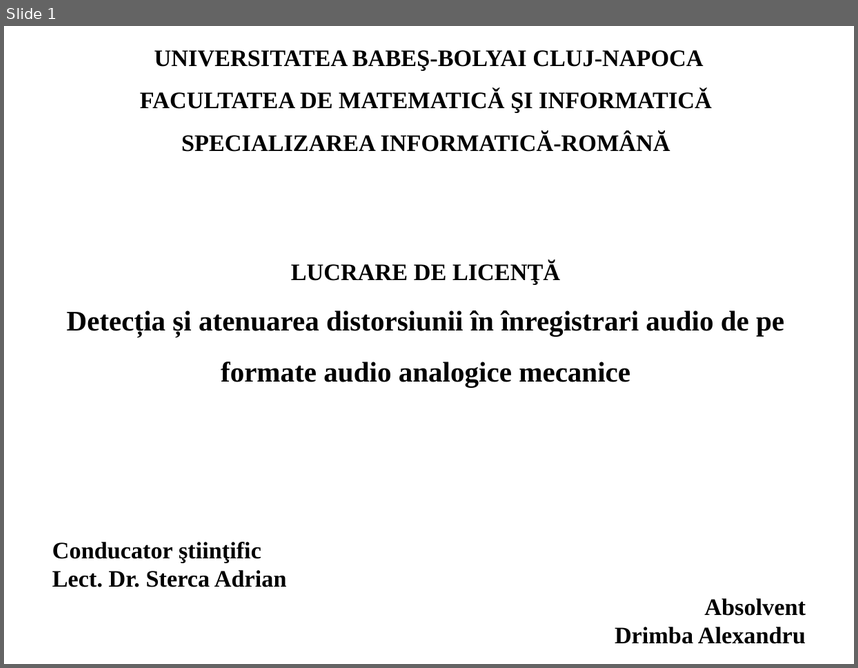
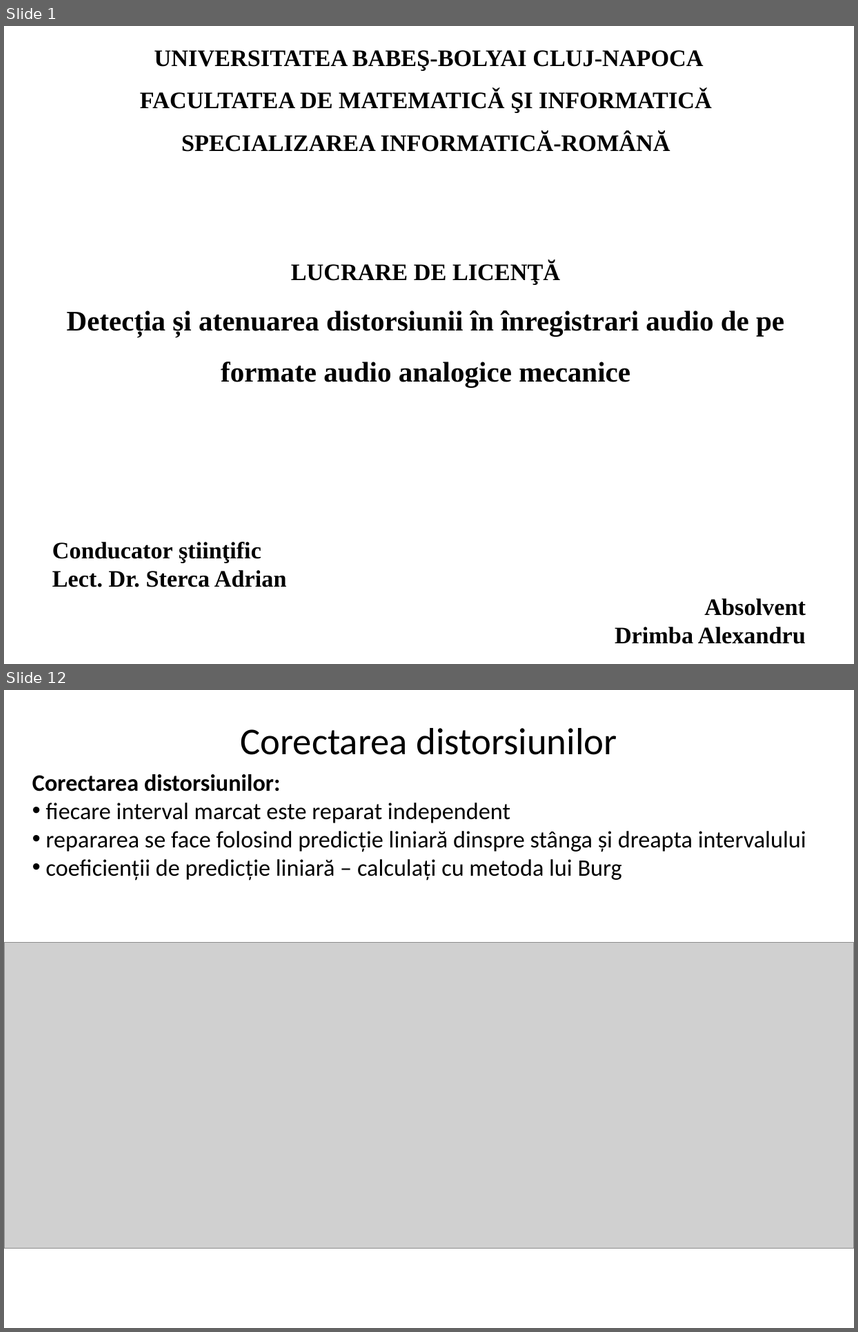
Before and after one commit to DrimbaAlexandru/Discuri, a slide deck: docs/Prezentare.pptx. Shown one above the other, each under a label of ours: slide 1 before the commit, slides 1 and 12 after it; the slides between them are not shown. The pictures are 858x668 and 858x1332 pixels, drawn with LibreOffice and Linux fonts; fonts in the diff are those of the drawing; grey boxes stand for pictures. Boxes give left, top, right and bottom in pixels: in the first picture for what was removed or moved away, otherwise in the second. Text is boxed around its words. In the diff, an @@ line names an element or a change of style, - is before the commit and + after.

```diff
--- a/docs/Prezentare.pptx
+++ b/docs/Prezentare.pptx
@@ slide 12 added at [4, 690, 854, 1328], background #FFFFFF @@
@@ text added at [240, 728, 617, 755], 32 pt, text #000000 @@
+Corectarea distorsiunilor
@@ text added at [32, 774, 806, 880], 20 pt, text #000000 @@
+Corectarea distorsiunilor:
+• fiecare interval marcat este reparat independent
+• repararea se face folosind predicție liniară dinspre stânga și dreapta intervalului
+• coeficienții de predicție liniară – calculați cu metoda lui Burg
@@ picture added at [4, 943, 854, 1248] @@
```
Also in this commit, not shown: 7 slides changed, 5 other slides added, 1 slide removed.
